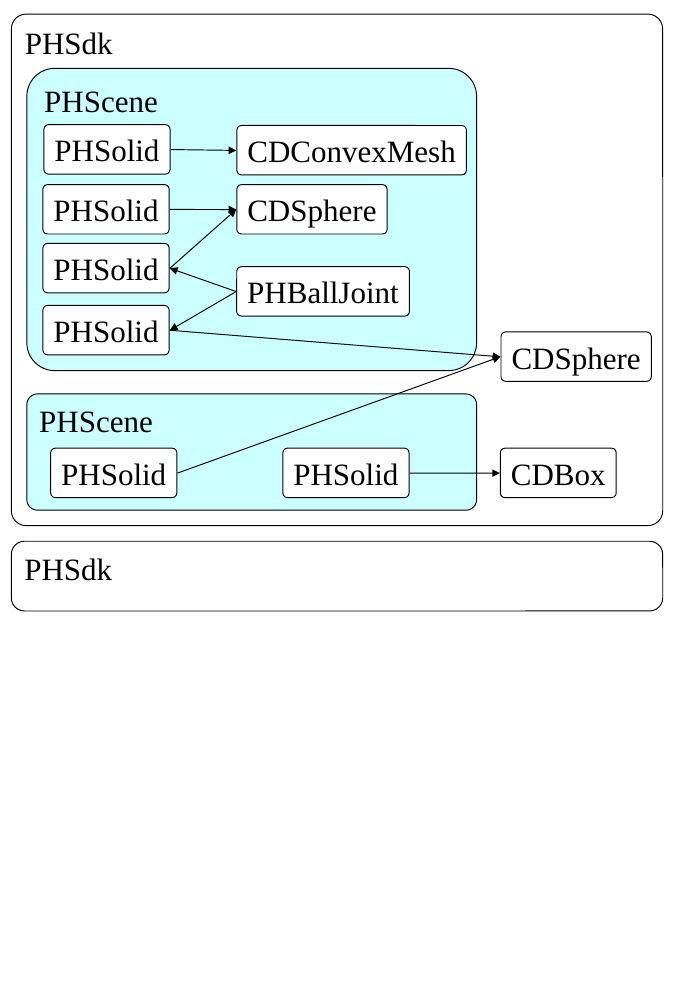
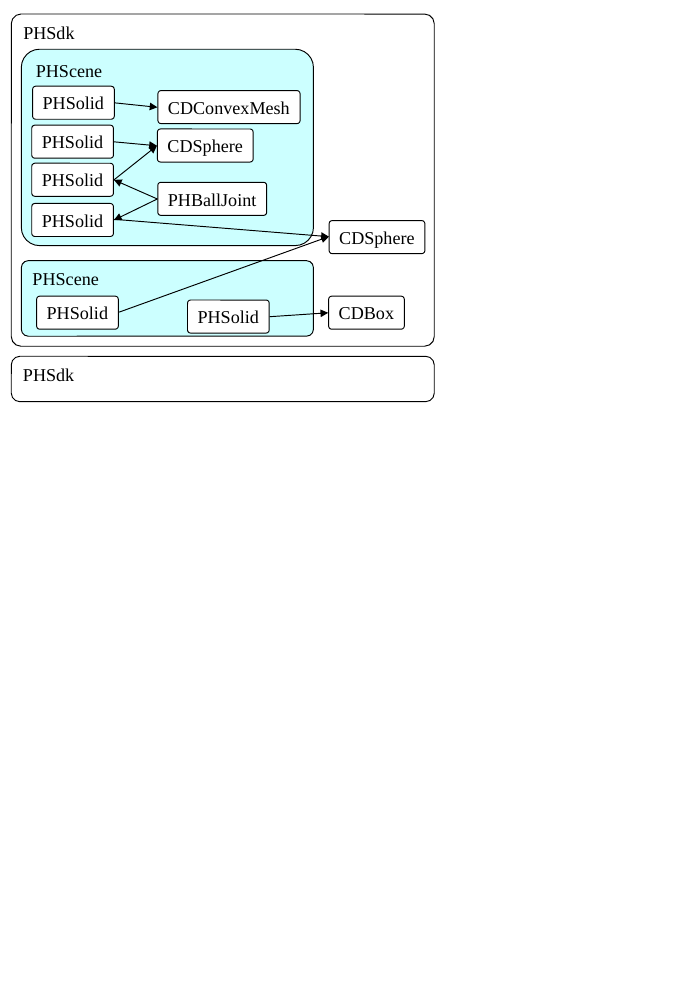
Before and after one commit to Springhead/Springhead, a slide deck: slide 3 of include/docsrc/01UsersGuide/fig.ppt. Drawn at 698x1008 pixels with LibreOffice and Linux fonts; fonts in the diff are those of the drawing. Boxes give left, top, right and bottom in pixels: in the first picture for what was removed or moved away, otherwise in the second. Text is boxed around its words. In the diff, an @@ line names an element or a change of style, - is before the commit and + after.

```diff
--- a/include/docsrc/01UsersGuide/fig.ppt
+++ b/include/docsrc/01UsersGuide/fig.ppt
@@ rounded rectangle "PHSdk": place and size @@
-rounded rectangle "PHSdk" at (11, 14, 663, 526)
+rounded rectangle "PHSdk" at (11, 14, 434, 346)
@@ rounded rectangle "PHScene": place and size @@
-rounded rectangle "PHScene" at (27, 68, 477, 370)
+rounded rectangle "PHScene" at (21, 49, 314, 246)
@@ rounded rectangle "PHSolid": place and size @@
-rounded rectangle "PHSolid" at (50, 449, 177, 498)
+rounded rectangle "PHSolid" at (33, 87, 114, 120)
@@ arrow added from (114, 103) to (157, 107), #000000 0.74 pt @@
@@ rounded rectangle "CDConvexMesh": place and size @@
-rounded rectangle "CDConvexMesh" at (237, 126, 467, 175)
+rounded rectangle "CDConvexMesh" at (158, 90, 301, 124)
@@ rounded rectangle "PHSolid": place and size @@
-rounded rectangle "PHSolid" at (44, 125, 170, 174)
+rounded rectangle "PHSolid" at (32, 126, 114, 159)
@@ arrow moved from (171, 150) - (236, 151) to (114, 141) - (157, 146) @@
@@ arrow added from (114, 180) to (157, 146), #000000 0.74 pt @@
@@ rounded rectangle "CDSphere": place and size @@
-rounded rectangle "CDSphere" at (501, 332, 651, 382)
+rounded rectangle "CDSphere" at (157, 129, 253, 163)
@@ rounded rectangle "PHSolid": place and size @@
-rounded rectangle "PHSolid" at (43, 244, 169, 293)
+rounded rectangle "PHSolid" at (32, 164, 114, 197)
@@ rounded rectangle "PHSolid": place and size @@
-rounded rectangle "PHSolid" at (43, 184, 169, 234)
+rounded rectangle "PHSolid" at (32, 204, 114, 237)
@@ arrow moved from (169, 268) - (236, 209) to (114, 221) - (157, 199) @@
@@ arrow (114, 221) - (157, 199): arrowheads changed @@
@@ arrow added from (157, 199) to (114, 180), #000000 0.74 pt @@
@@ rounded rectangle "PHBallJoint": place and size @@
-rounded rectangle "PHBallJoint" at (236, 267, 409, 316)
+rounded rectangle "PHBallJoint" at (158, 182, 267, 216)
@@ arrow moved from (169, 209) - (236, 209) to (114, 220) - (329, 236) @@
@@ arrow moved from (169, 268) - (236, 291) to (119, 312) - (329, 236) @@
@@ arrow (119, 312) - (329, 236): arrowheads changed @@
@@ rounded rectangle "CDSphere": place and size @@
-rounded rectangle "CDSphere" at (236, 184, 386, 234)
+rounded rectangle "CDSphere" at (329, 221, 425, 254)
@@ rounded rectangle "PHScene": place and size @@
-rounded rectangle "PHScene" at (27, 394, 477, 510)
+rounded rectangle "PHScene" at (21, 261, 314, 336)
@@ rounded rectangle "PHSolid": place and size @@
-rounded rectangle "PHSolid" at (43, 305, 169, 355)
+rounded rectangle "PHSolid" at (36, 296, 118, 329)
@@ rounded rectangle "CDBox": place and size @@
-rounded rectangle "CDBox" at (501, 449, 616, 498)
+rounded rectangle "CDBox" at (329, 296, 404, 329)
@@ size 24 to 14 pt in 15 elements at (32, 126, 114, 159), (36, 296, 118, 329), (32, 204, 114, 237), (11, 14, 434, 346), (21, 49, 314, 246), (329, 221, 425, 254), (32, 164, 114, 197), (158, 90, 301, 124), (158, 182, 267, 216), (11, 356, 434, 402), (21, 261, 314, 336), (157, 129, 253, 163), (329, 296, 404, 329), (33, 87, 114, 120), (187, 301, 269, 334) @@
@@ rounded rectangle "PHSolid": place and size @@
-rounded rectangle "PHSolid" at (283, 449, 409, 498)
+rounded rectangle "PHSolid" at (187, 301, 269, 334)
@@ arrow moved from (169, 330) - (236, 291) to (270, 316) - (329, 313) @@
@@ arrow (270, 316) - (329, 313): arrowheads changed @@
@@ rounded rectangle "PHSdk": place and size @@
-rounded rectangle "PHSdk" at (11, 542, 663, 611)
+rounded rectangle "PHSdk" at (11, 356, 434, 402)
@@ arrow removed from (169, 330) to (501, 357) @@
@@ arrow removed from (178, 474) to (501, 356) @@
@@ arrow removed from (409, 473) to (500, 474) @@
```
Also in this commit, not shown: 2 other slides changed, 6 other files.
